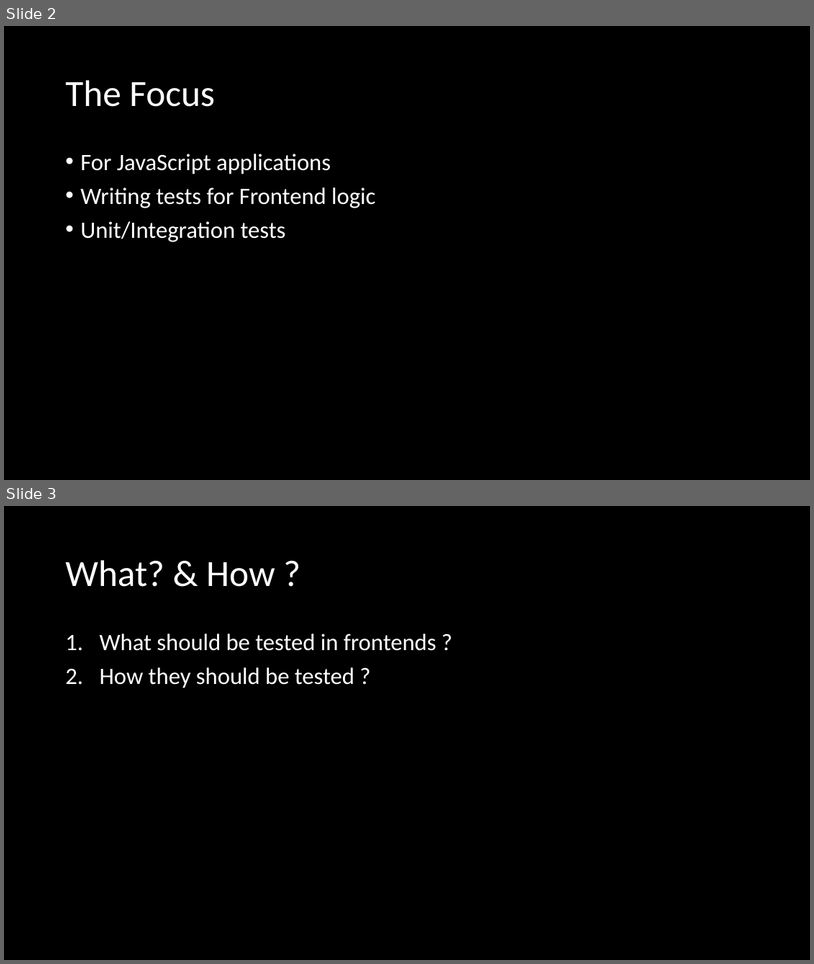
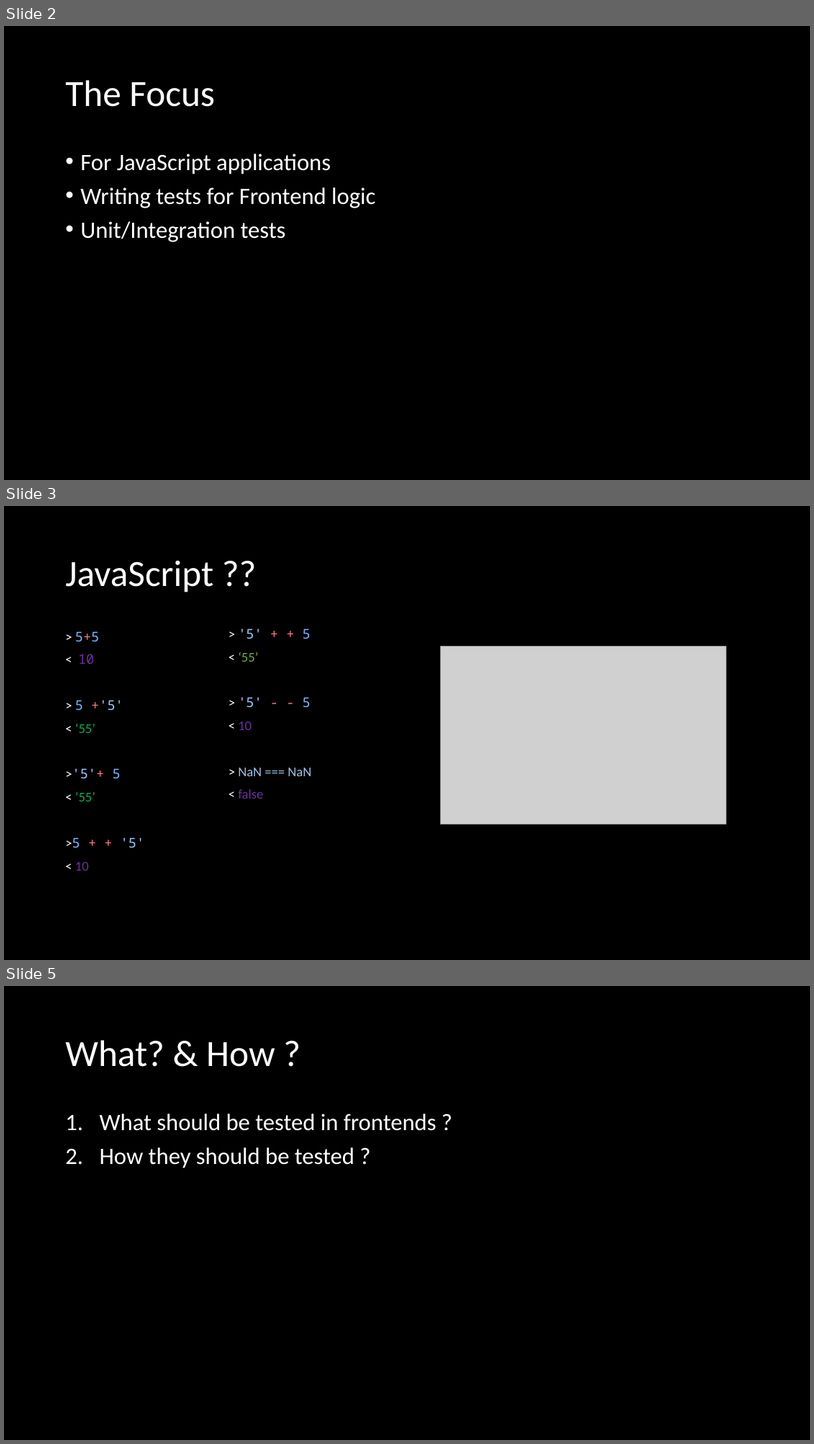
Before and after one commit to melkorCBA/testing-in-frontend, a slide deck: Reliable Frontends.pptx. Shown one above the other, each under a label of ours: slides 2 and 3 before the commit, slides 2, 3 and 5 after it; the slides between them are not shown. The pictures are 814x964 and 814x1444 pixels, drawn with LibreOffice and Linux fonts; fonts in the diff are those of the drawing; grey boxes stand for pictures. Boxes give left, top, right and bottom in pixels: in the first picture for what was removed or moved away, otherwise in the second. Text is boxed around its words. In the diff, an @@ line names an element or a change of style, - is before the commit and + after.

```diff
--- a/Reliable Frontends.pptx
+++ b/Reliable Frontends.pptx
@@ slide 3 added at (4, 506, 810, 960), background #000000 @@
@@ title added at (65, 560, 214, 592), 44 pt, text #FFFFFF @@
+JavaScript ??
@@ text added at (65, 631, 144, 870), 16 pt, text #9ECBFF @@
+> 5+5
+< 10
+> 5 +'5'
+< ‘55’
+>'5'+ 5
+< ‘55’
+>5 + + '5'
+< 10
@@ text added at (238, 628, 311, 798), 16 pt, text #9DC3E6 @@
+> '5' + + 5
+< ‘55’
+> '5' - - 5
+< 10
+> NaN === NaN
+< false
@@ picture added at (441, 646, 726, 824) @@
@@ what was slide 3 is now slide 5 @@
```
Also in this commit, not shown: 5 slides changed, 2 other slides added, 4 slides removed, 3 other files.
